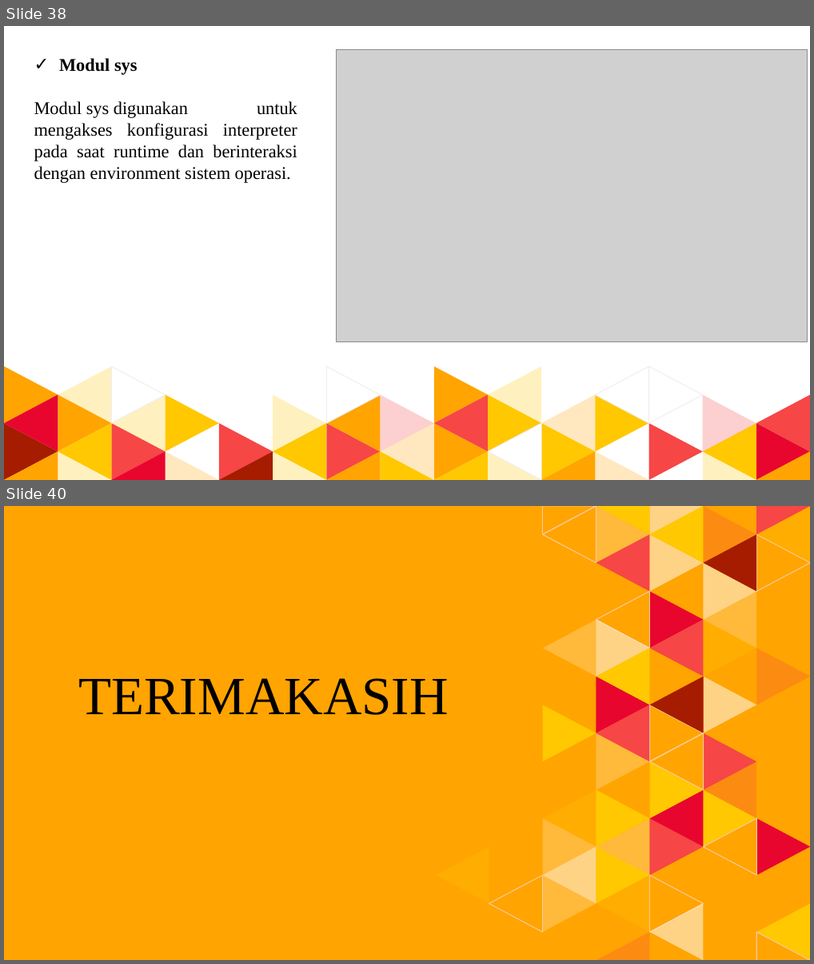
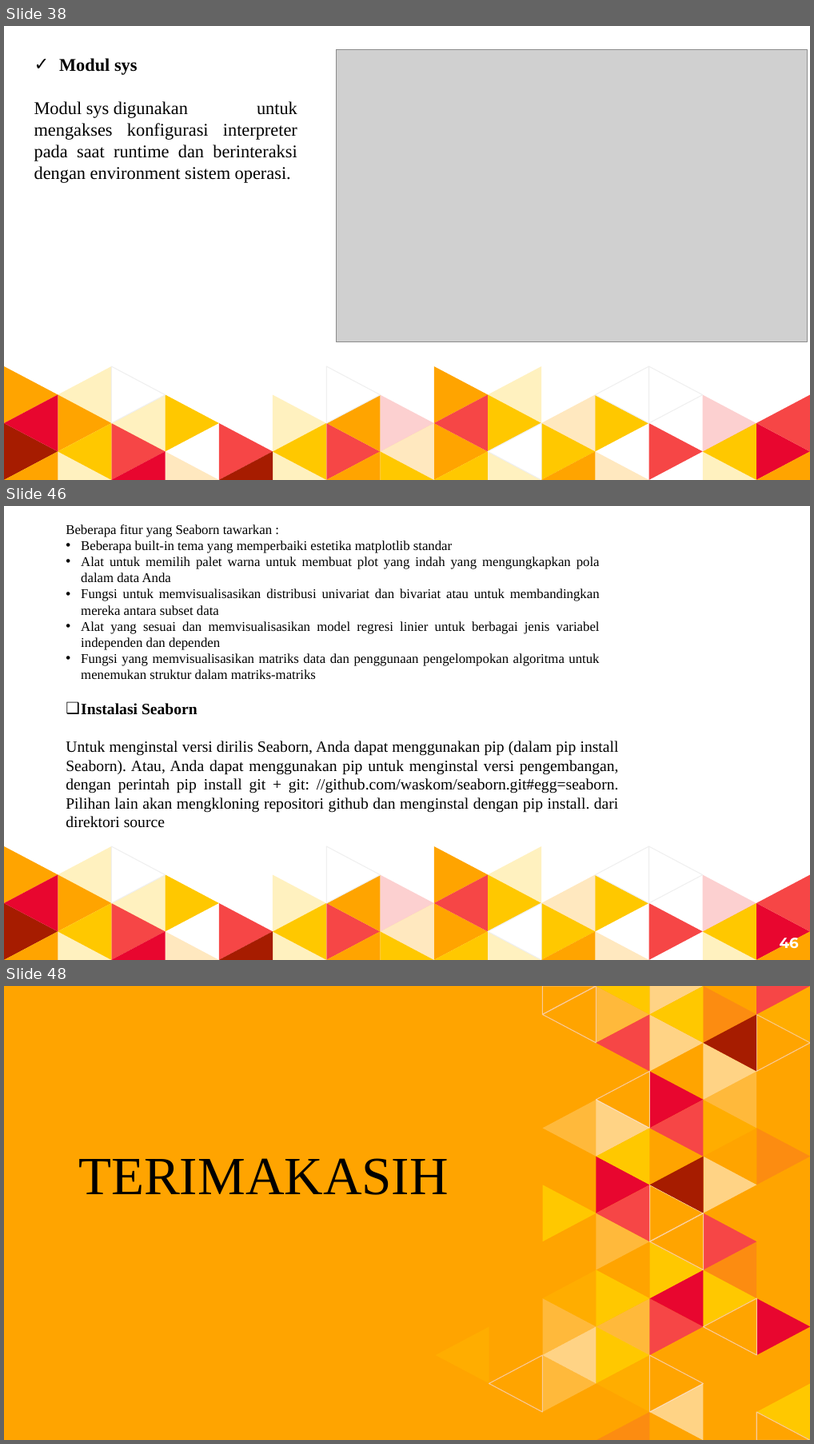
Before and after one commit to dimasaripratama/Pengantar-Deep-Learning, a slide deck: Tugas 1/DimasAriPratama_51415918_4IA17.pptx. Shown one above the other, each under a label of ours: slides 38 and 40 before the commit, slides 38, 46 and 48 after it; the slides between them are not shown. The pictures are 814x964 and 814x1444 pixels, drawn with LibreOffice and Linux fonts; fonts in the diff are those of the drawing; grey boxes stand for pictures. Boxes give left, top, right and bottom in pixels: in the first picture for what was removed or moved away, otherwise in the second. Text is boxed around its words. In the diff, an @@ line names an element or a change of style, - is before the commit and + after.

```diff
--- a/Tugas 1/DimasAriPratama_51415918_4IA17.pptx
+++ b/Tugas 1/DimasAriPratama_51415918_4IA17.pptx
@@ slide 46 added at (4,506,810,960), background #FFFFFF; not listed: 48 template elements that a slide beside it also shows @@
@@ text added at (66,524,600,679), 12 pt, text #000000 @@
+Beberapa fitur yang Seaborn tawarkan :
+• Beberapa built-in tema yang memperbaiki estetika matplotlib standar
+• Alat untuk memilih palet warna untuk membuat plot yang indah yang mengungkapkan pola dalam data Anda
+• Fungsi untuk memvisualisasikan distribusi univariat dan bivariat atau untuk membandingkan mereka antara subset data
+• Alat yang sesuai dan memvisualisasikan model regresi linier untuk berbagai jenis variabel independen dan dependen
+• Fungsi yang memvisualisasikan matriks data dan penggunaan pengelompokan algoritma untuk menemukan struktur dalam matriks-matriks
@@ text added at (66,703,619,828), 14 pt, text #000000 @@
+❑ Instalasi Seaborn
+Untuk menginstal versi dirilis Seaborn, Anda dapat menggunakan pip (dalam pip install Seaborn). Atau, Anda dapat menggunakan pip untuk menginstal versi pengembangan, dengan perintah pip install git + git: //github.com/waskom/seaborn.git#egg=seaborn. Pilihan lain akan mengkloning repositori github dan menginstal dengan pip install. dari direktori source
@@ page number added at (780,933,799,952), 13 pt, text #FFFFFF, bold @@
+46
@@ what was slide 40 is now slide 48 @@
```
Also in this commit, not shown: 1 slide changed, 7 other slides added.
